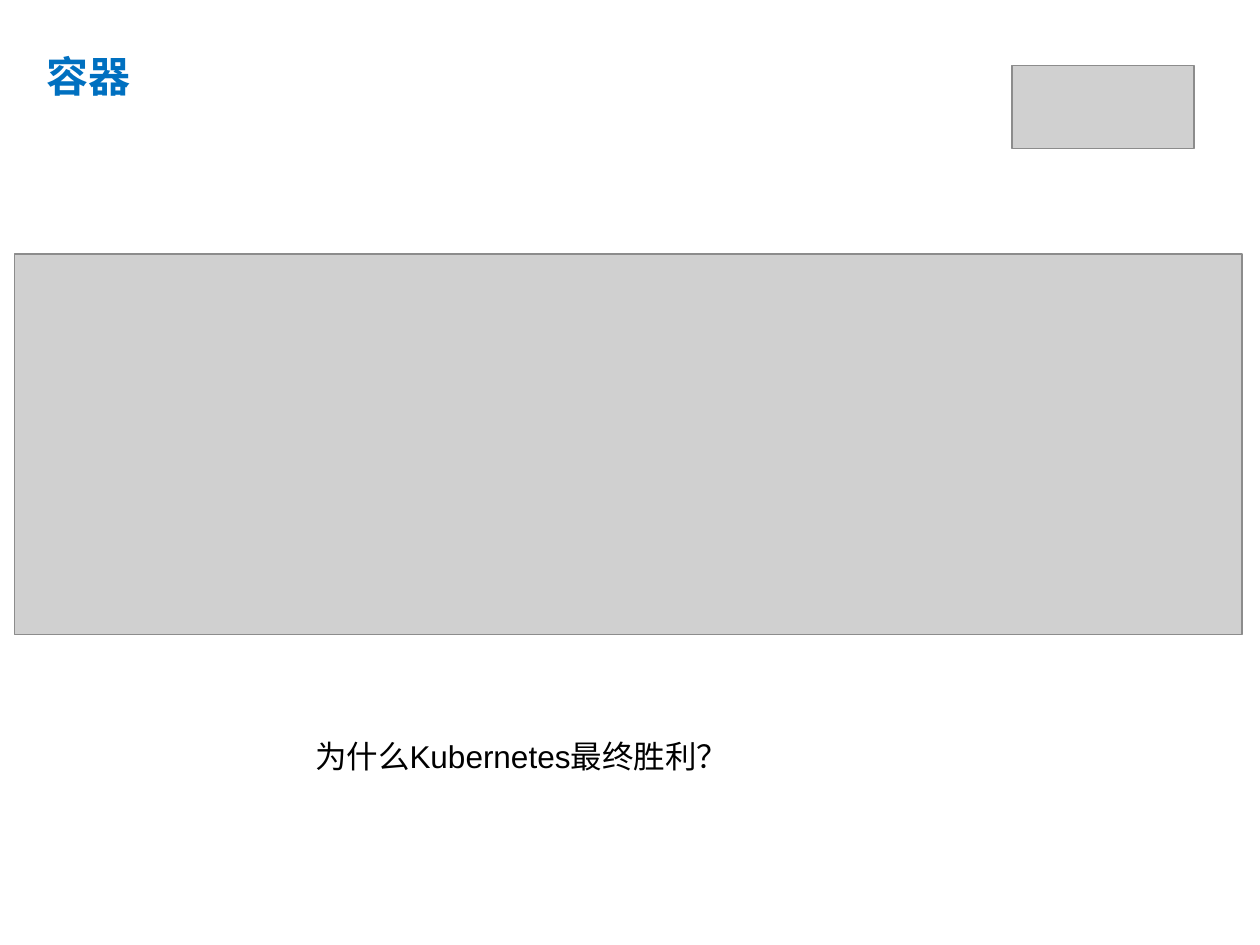
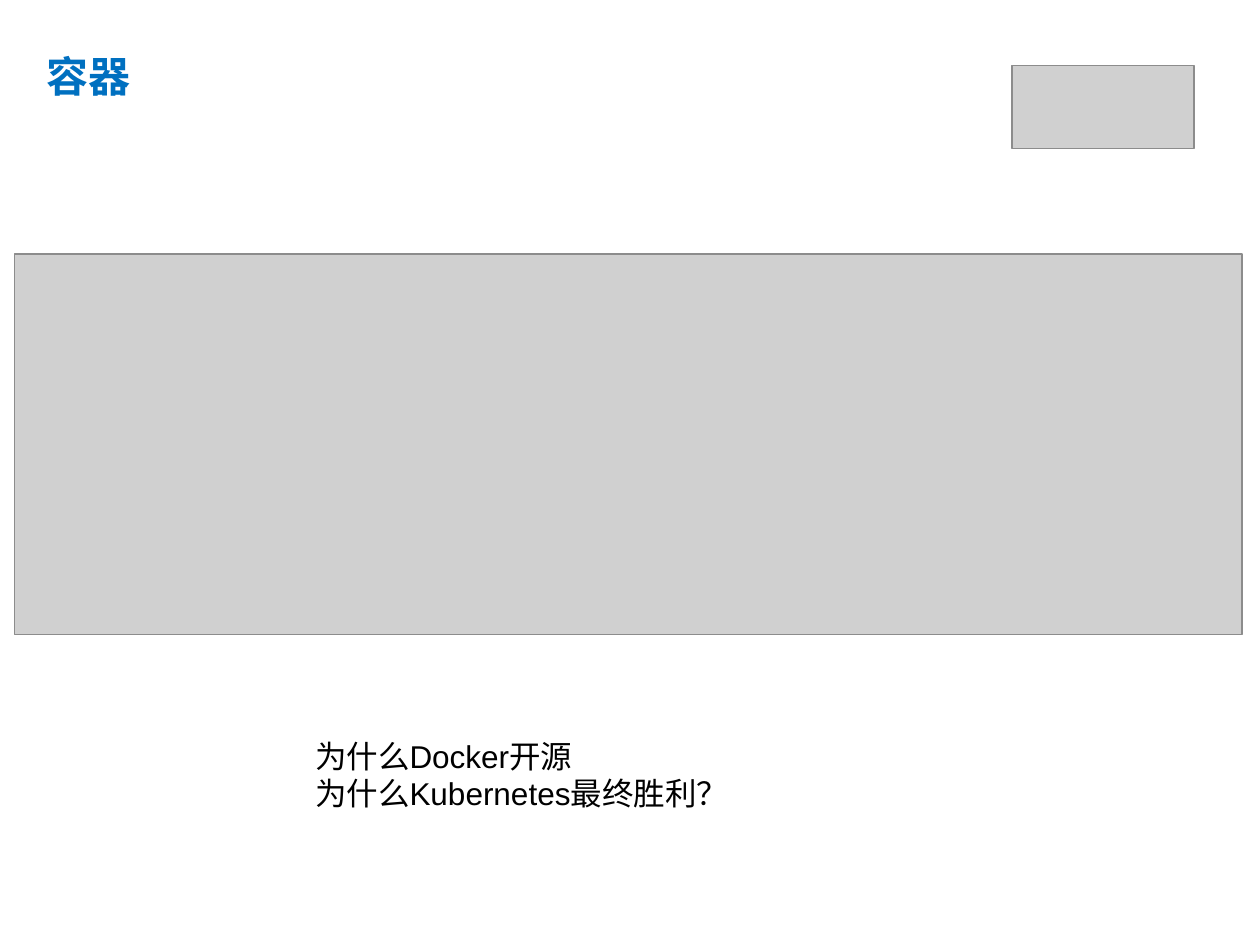
Before and after one commit to yubowen0525/k8s_from_basic_to_advanced, a slide deck: slide 6 of lession1/kubernetes第一课.pptx. Drawn at 1260x945 pixels with LibreOffice and Linux fonts; fonts in the diff are those of the drawing; grey boxes stand for pictures. Boxes give left, top, right and bottom in pixels: in the first picture for what was removed or moved away, otherwise in the second. Text is boxed around its words. In the diff, an @@ line names an element or a change of style, - is before the commit and + after.

```diff
--- a/lession1/kubernetes第一课.pptx
+++ b/lession1/kubernetes第一课.pptx
@@ text at (315, 741, 572, 771): paragraph added @@
+为什么Docker开源
```
Also in this commit, not shown: 4 other slides changed, 4 slides added, 10 other files.
